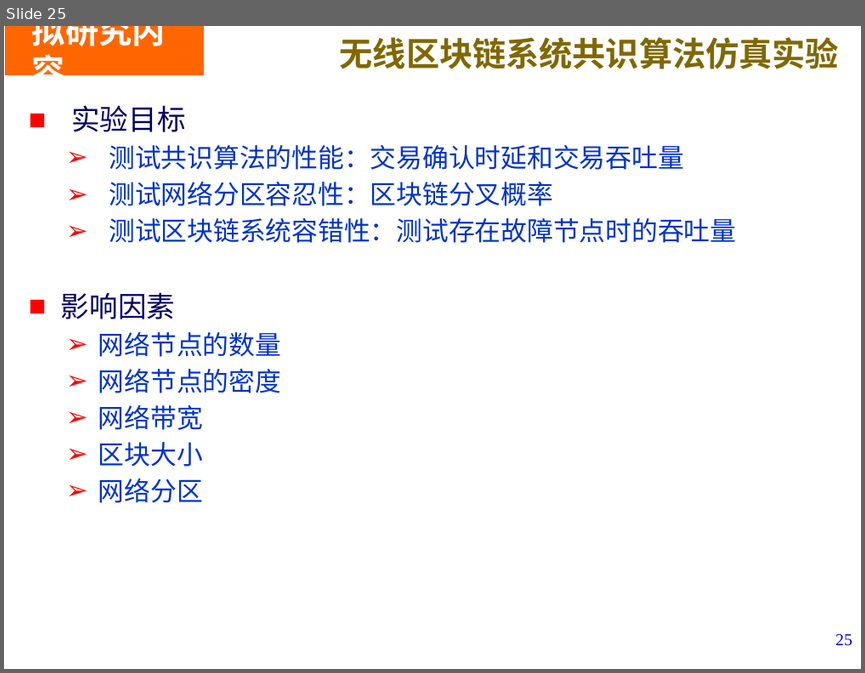
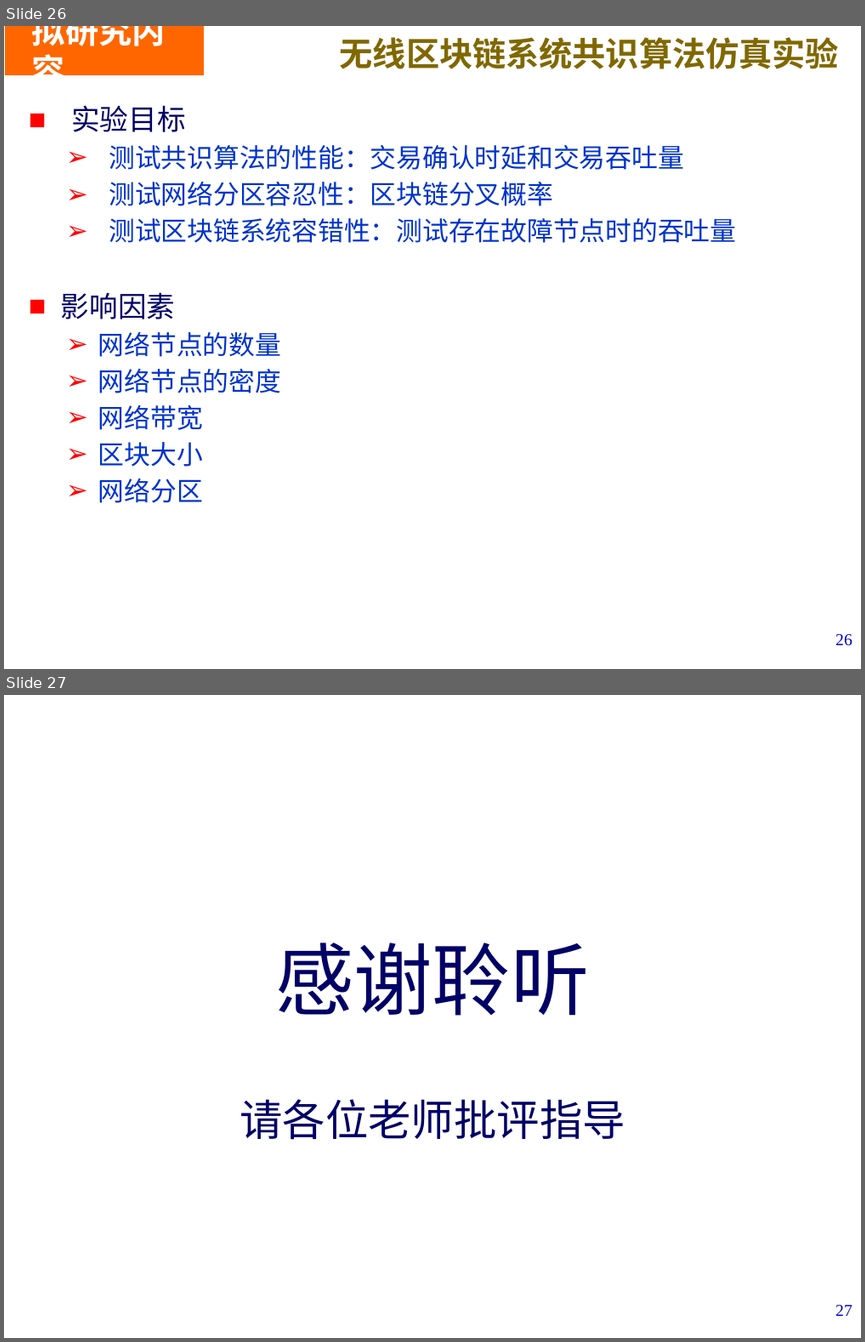
Before and after one commit to LiZhang2021/Blockchain, a slide deck: Doc/PHD_Papers/Thesis_Proposal/开题V4.pptx. Shown one above the other, each under a label of ours: slide 25 before the commit, slides 26 and 27 after it. The pictures are 865x673 and 865x1342 pixels, drawn with LibreOffice and Linux fonts; fonts in the diff are those of the drawing; background and template pictures are left out. Boxes give left, top, right and bottom in pixels: in the first picture for what was removed or moved away, otherwise in the second. Text is boxed around its words. In the diff, an @@ line names an element or a change of style, - is before the commit and + after.

```diff
--- a/Doc/PHD_Papers/Thesis_Proposal/开题V4.pptx
+++ b/Doc/PHD_Papers/Thesis_Proposal/开题V4.pptx
@@ slide 27 added at (4, 695, 861, 1338), background picture (left out) @@
@@ text added at (239, 942, 625, 1140), 36 pt, text #000066 @@
+感谢聆听
+请各位老师批评指导
@@ page number added at (835, 1304, 852, 1315), 14 pt, text #0000CC @@
+27
@@ what was slide 25 is now slide 26 @@
@@ page number at (835, 634, 852, 646): text changed @@
-25
+26
```
Also in this commit, not shown: 6 slides changed, 1 other slide added, 1 slide removed, 1 other file.
